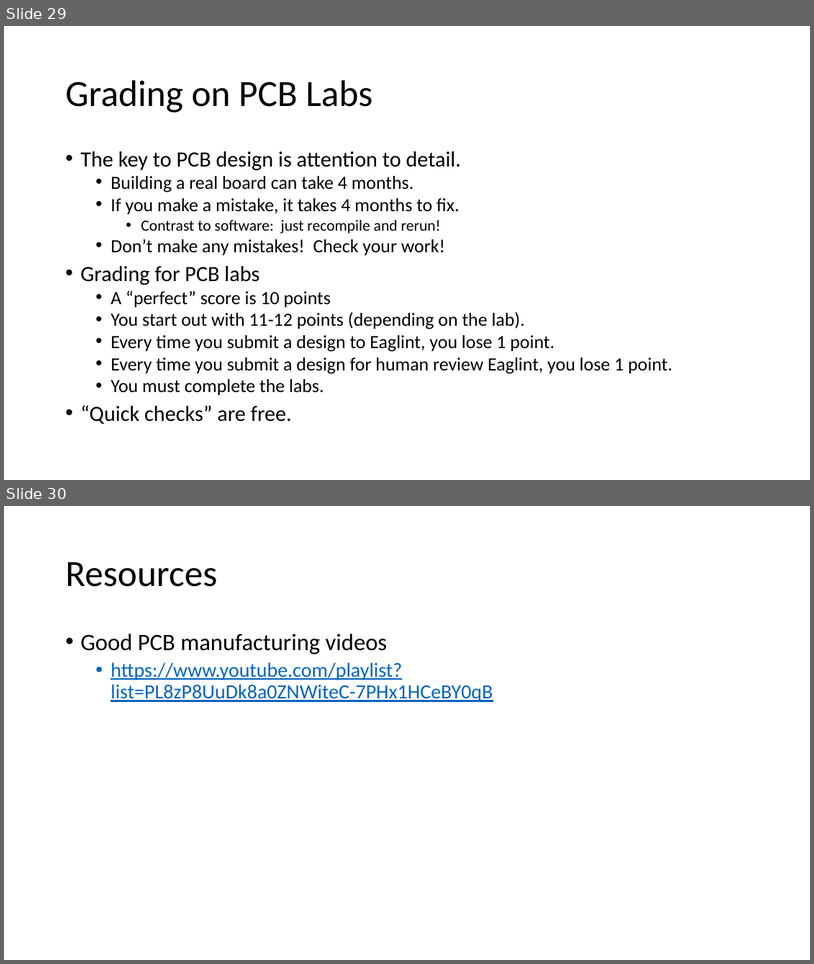
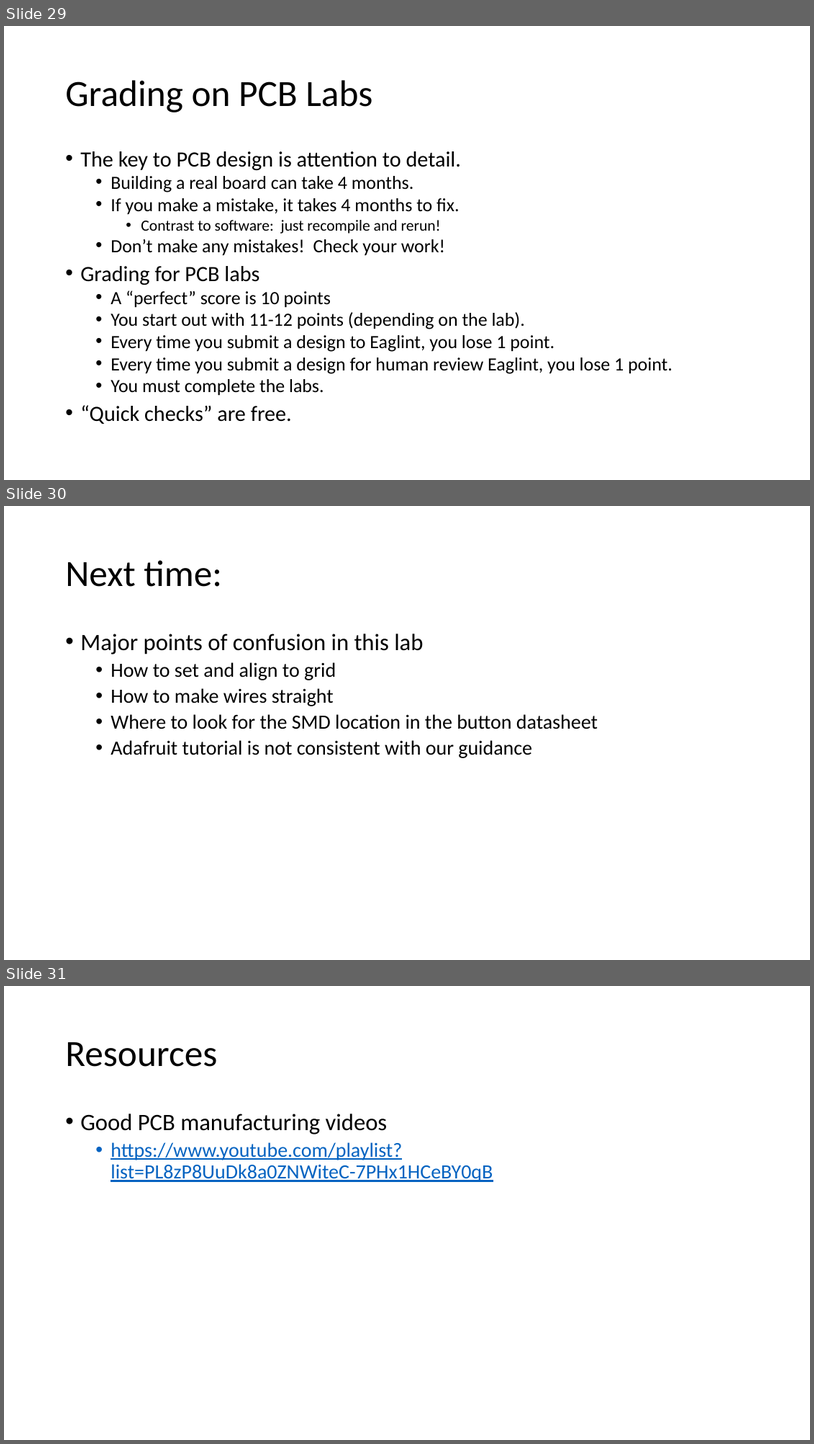
Before and after one commit to NVSL/QuadClass-Resources, a slide deck: labs/Introduction-To-Eagle/Introduction-To-Eagle.pptx. Shown one above the other, each under a label of ours: slides 29 and 30 before the commit, slides 29, 30 and 31 after it. The pictures are 814x964 and 814x1444 pixels, drawn with LibreOffice and Linux fonts; fonts in the diff are those of the drawing. Boxes give left, top, right and bottom in pixels: in the first picture for what was removed or moved away, otherwise in the second. Text is boxed around its words. In the diff, an @@ line names an element or a change of style, - is before the commit and + after.

```diff
--- a/labs/Introduction-To-Eagle/Introduction-To-Eagle.pptx
+++ b/labs/Introduction-To-Eagle/Introduction-To-Eagle.pptx
@@ slide 30 added at (x1=4, y1=506, x2=810, y2=960), background #FFFFFF @@
@@ title added at (x1=65, y1=560, x2=222, y2=587), 44 pt, text #000000 @@
+Next time:
@@ text added at (x1=80, y1=633, x2=598, y2=758), 24 pt, text #000000 @@
+• Major points of confusion in this lab
+  • How to set and align to grid
+  • How to make wires straight
+  • Where to look for the SMD location in the button datasheet
+  • Adafruit tutorial is not consistent with our guidance
@@ what was slide 30 is now slide 31 @@
```
Also in this commit, not shown: 2 other files.
